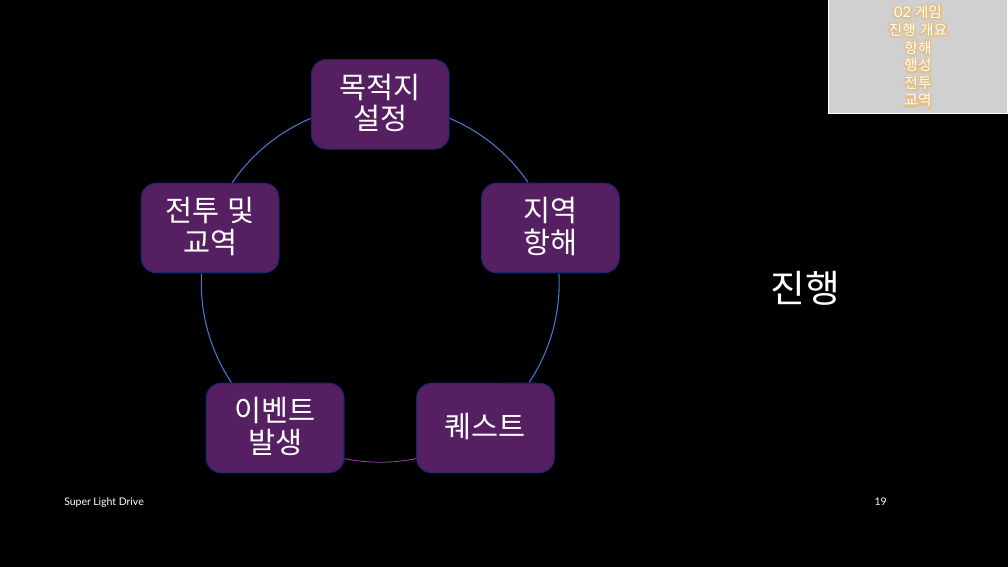
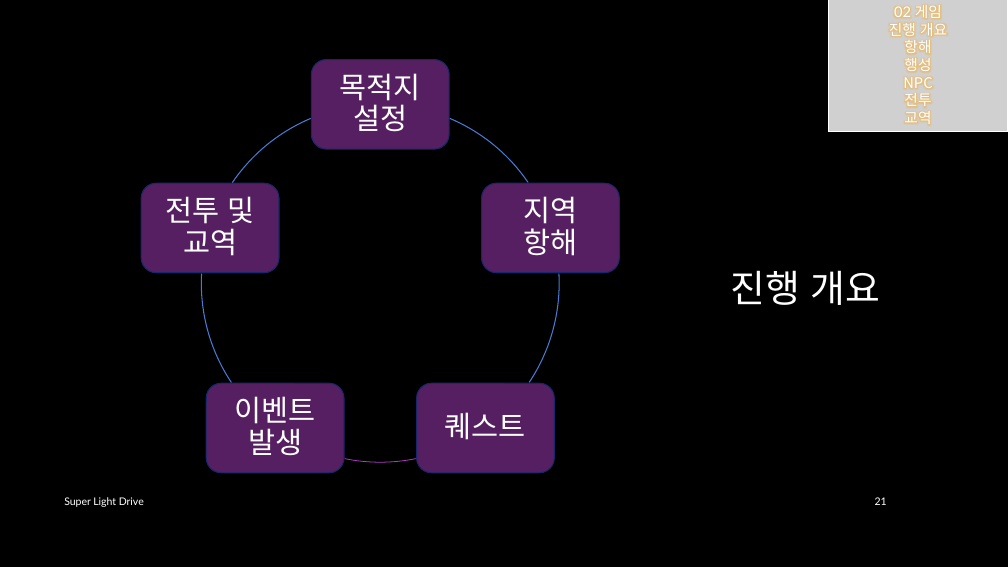
Before and after one commit to iconstudio/2017-Platformer, a slide deck: slide 21 of slides/SuperLightDrive_20171228.pptx (slide 19 before the commit). Drawn at 1008x567 pixels with LibreOffice and Linux fonts; fonts in the diff are those of the drawing; grey boxes stand for pictures; background and template pictures are left out. Boxes give left, top, right and bottom in pixels: in the first picture for what was removed or moved away, otherwise in the second. Text is boxed around its words. In the diff, an @@ line names an element or a change of style, - is before the commit and + after.

```diff
--- a/slides/SuperLightDrive_20171228.pptx
+++ b/slides/SuperLightDrive_20171228.pptx
@@ picture "02 게임": place and size @@
-picture "02 게임" at [829,0,1007,113]
+picture "02 게임" at [829,0,1007,132]
@@ text in picture at [903,77,932,89]: paragraph added @@
+NPC
@@ title at [730,270,880,305]: text changed @@
-진행
+진행 개요
@@ page number at [875,497,887,505]: text changed @@
-19
+21
```
Also in this commit, not shown: 14 other slides changed, 3 slides added, 1 other file.
